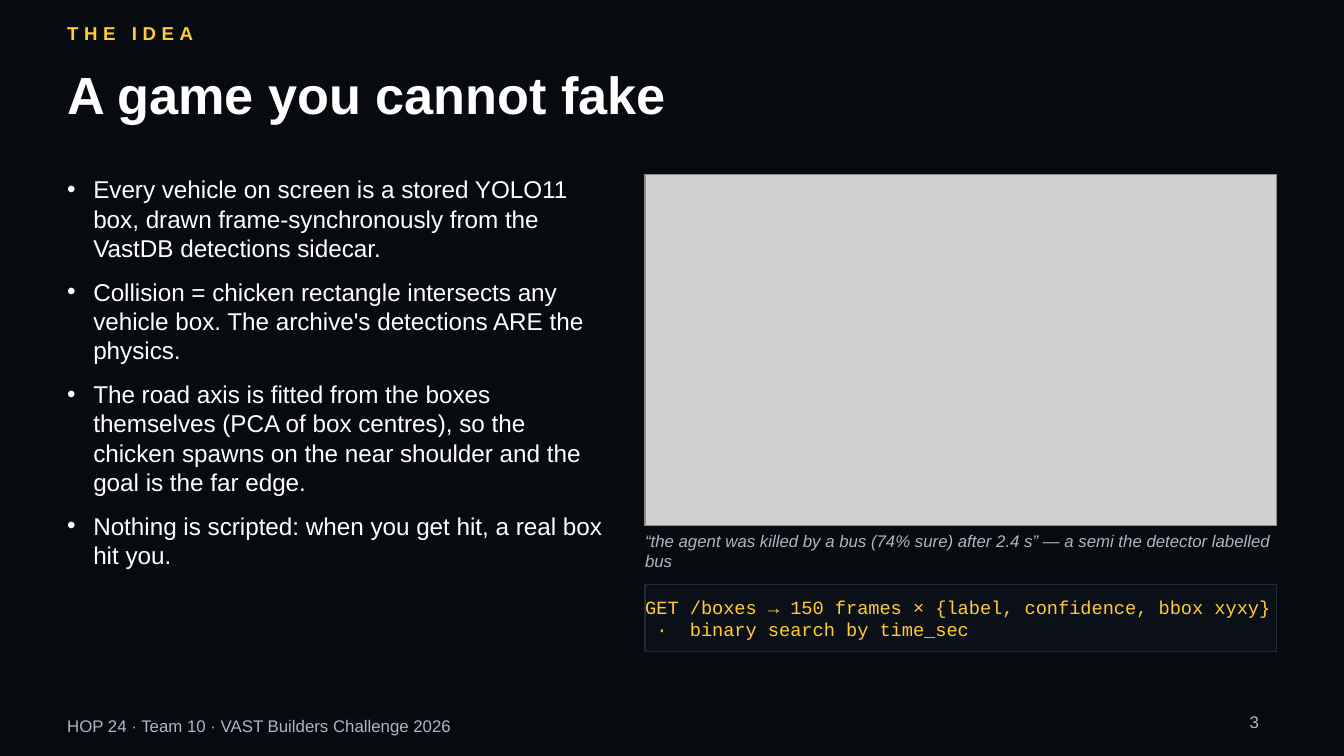
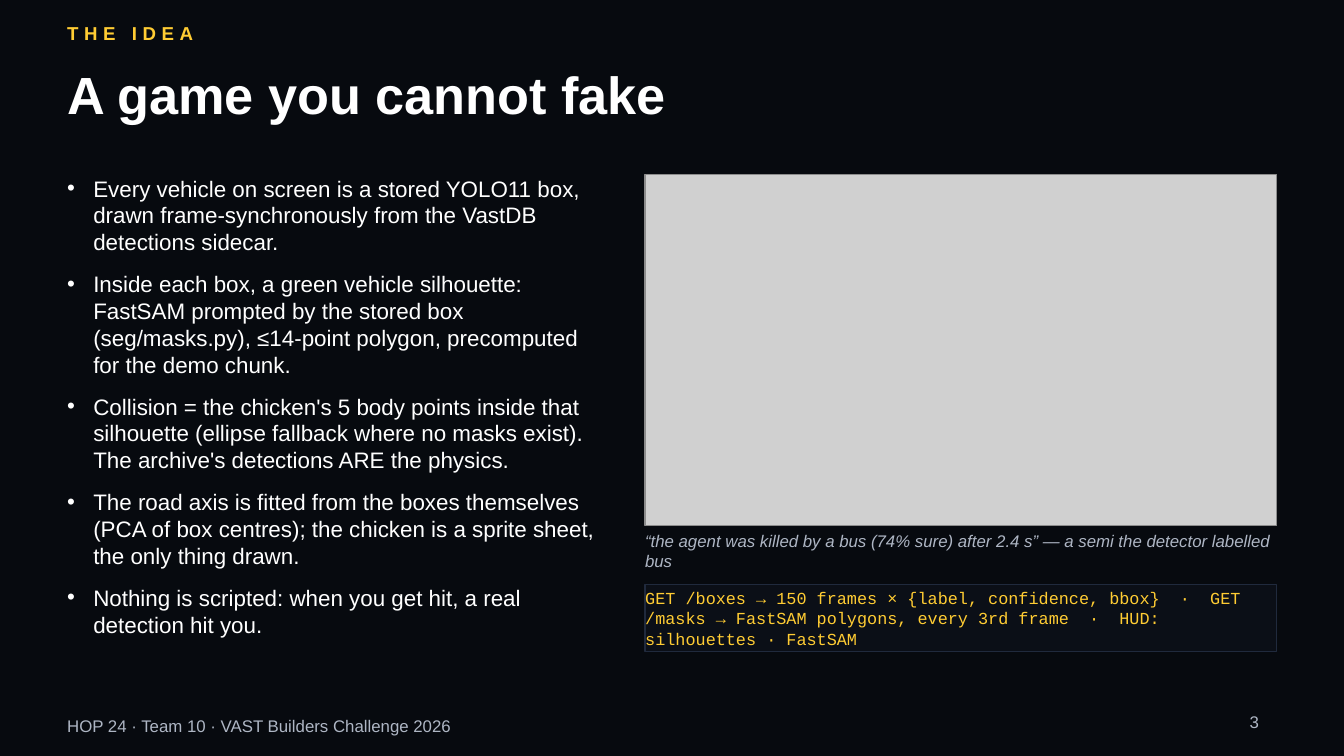
Before and after one commit to vnmoorthy/hop24, a slide deck: slide 3 of docs/Hop24-deck.pptx. Drawn at 1344x756 pixels with LibreOffice and Linux fonts; fonts in the diff are those of the drawing; grey boxes stand for pictures. Boxes give left, top, right and bottom in pixels: in the first picture for what was removed or moved away, otherwise in the second. Text is boxed around its words. In the diff, an @@ line names an element or a change of style, - is before the commit and + after.

```diff
--- a/docs/Hop24-deck.pptx
+++ b/docs/Hop24-deck.pptx
@@ text at bbox=[93, 180, 579, 251]: size 13 to 12 pt in "Every vehicle on screen is a stored ..." @@
@@ text at bbox=[93, 275, 594, 638]: text changed; size 13 to 12 pt @@
-• Collision = chicken rectangle intersects any vehicle box. The archive's detections ARE the physics.
-• The road axis is fitted from the boxes themselves (PCA of box centres), so the chicken spawns on the near shoulder and the goal is the far edge.
-• Nothing is scripted: when you get hit, a real box hit you.
+• Inside each box, a green vehicle silhouette: FastSAM prompted by the stored box (seg/masks.py), ≤14-point polygon, precomputed for the demo chunk.
+• Collision = the chicken's 5 body points inside that silhouette (ellipse fallback where no masks exist). The archive's detections ARE the physics.
+• The road axis is fitted from the boxes themselves (PCA of box centres); the chicken is a sprite sheet, the only thing drawn.
+• Nothing is scripted: when you get hit, a real detection hit you.
@@ text in rectangle at bbox=[645, 592, 1159, 645]: text changed; size 10 to 9 pt @@
-GET /boxes → 150 frames × {label, confidence, bbox xyxy} · binary search by time_sec
+GET /boxes → 150 frames × {label, confidence, bbox} · GET /masks → FastSAM polygons, every 3rd frame · HUD: silhouettes · FastSAM
```
Also in this commit, not shown: 6 other slides changed, 13 other files.
